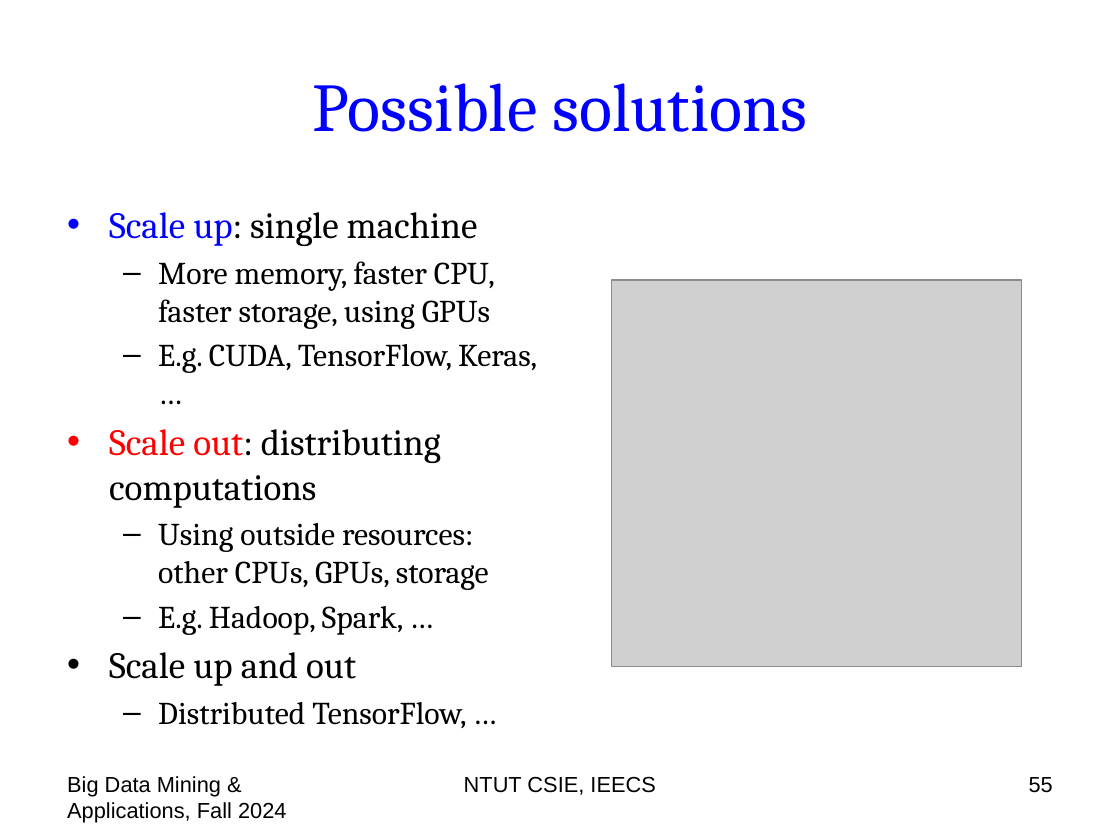
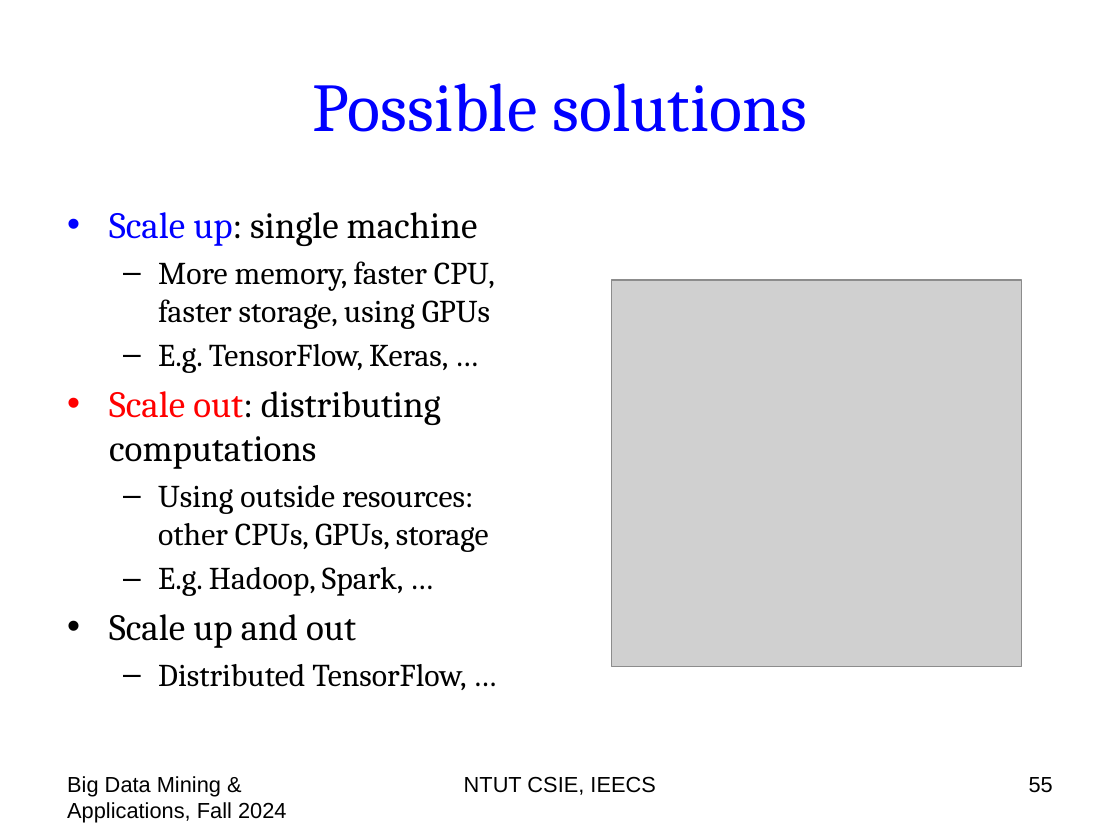
Before and after one commit to chriswjh/chriswjh.github.io, a slide deck: slide 55 of BDM/00-overview.pptx. Drawn at 1120x840 pixels with LibreOffice and Linux fonts; fonts in the diff are those of the drawing; grey boxes stand for pictures. Boxes give left, top, right and bottom in pixels: in the first picture for what was removed or moved away, otherwise in the second. Text is boxed around its words. In the diff, an @@ line names an element or a change of style, - is before the commit and + after.

```diff
--- a/BDM/00-overview.pptx
+++ b/BDM/00-overview.pptx
@@ text at bbox=[158, 344, 448, 373]: text changed @@
-  – E.g. CUDA, TensorFlow, Keras, …
+  – E.g. TensorFlow, Keras, …
```
Also in this commit, not shown: 12 other slides changed, 1 other file.
